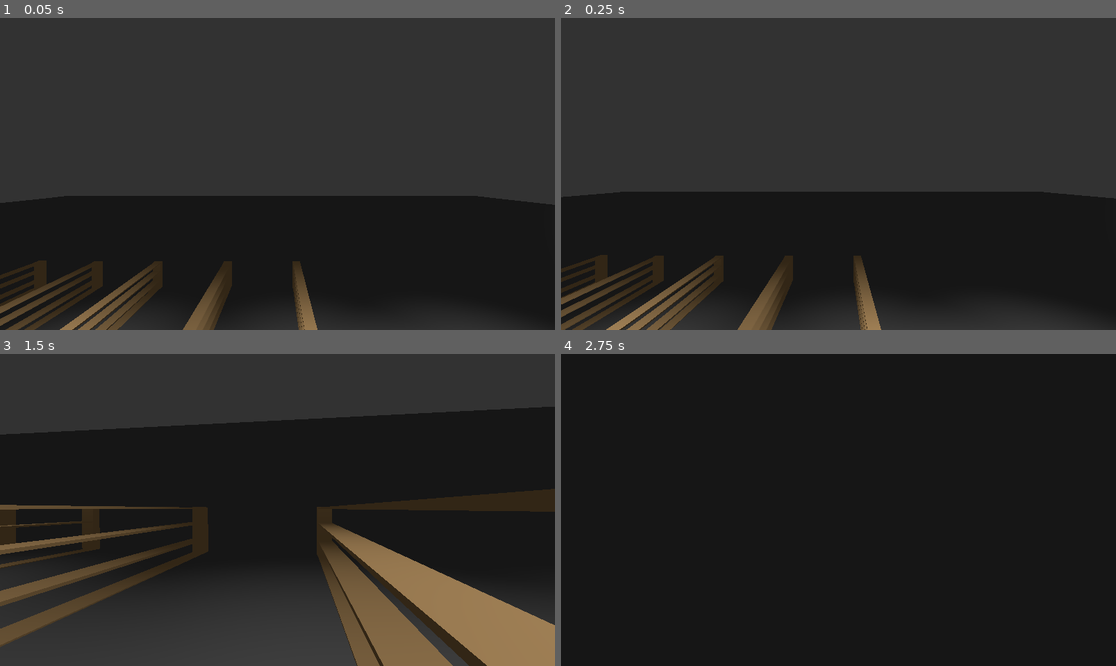
Above: before the commit, frames 1-4 (two rows, left to right).
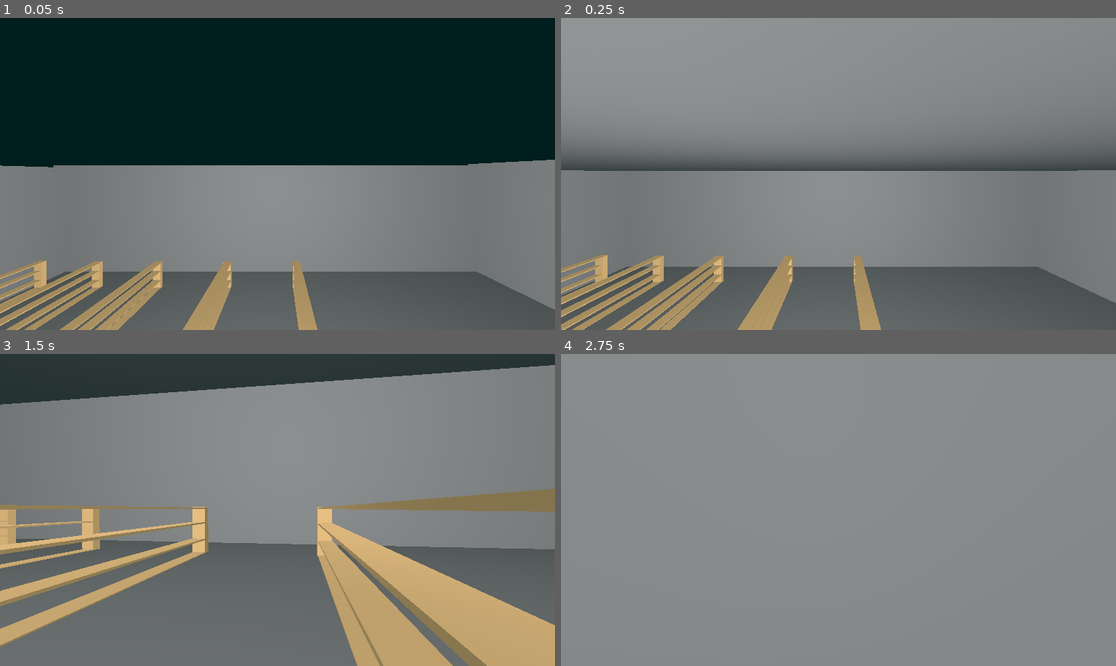
Above: after the commit, the same moments.

Repository: jaytheoff/untitled-detective-job-game
Game: Godot game, scene res://src/Scenes/super_market.tscn
The game is run twice, just before and just after one commit, with the same random seed, the same clock (stepped at 60 frames per second) and the same inputs.
Inputs (mouse positions are in pixels of both pictures, inside the frame that each line leads up to):
- Up to frame 1 (0.05 s): no input
- Up to frame 2 (0.25 s): no input
- Up to frame 3 (1.5 s): tap Enter (ui_accept) at 0.5, 0.77 s; move the mouse to (305, 510) at 0.52 s; hold W (Move Forward) from 0.53 s (still down); move the mouse to (249, 510) at 1.27 s
- Up to frame 4 (2.75 s): keep holding W (Move Forward); tap Enter (ui_accept) at 1.52 s; move the mouse to (849, 503) at 2.02 s

The runs differ from the first frame. In frame 1, 100% of the frame differs, in the area x 0-100%, y 0-100%; in frame 2, 99%; in frame 3, 90%; in frame 4, 100%.

Commit message:
6:30 11/9
Fixed lighting issues

Diff:
--- a/src/Scenes/super_market.tscn
+++ b/src/Scenes/super_market.tscn
@@ -5,7 +5,9 @@
 
 [sub_resource type="Environment" id="Environment_1fexg"]
 background_mode = 1
-background_color = Color(0.19793725, 0.19793722, 0.19793722, 1)
+background_color = Color(0, 0.5137255, 0.5137255, 1)
+background_energy_multiplier = 0.23
+ambient_light_color = Color(1, 1, 1, 1)
 
 [sub_resource type="BoxShape3D" id="BoxShape3D_cb4pc"]
 size = Vector3(51.57123, 1, 51.05168)
@@ -16,7 +18,9 @@
 [sub_resource type="BoxMesh" id="BoxMesh_j0an6"]
 
 [sub_resource type="BoxShape3D" id="BoxShape3D_af206"]
-size = Vector3(25.153793, 5.4317627, 0.6008301)
+size = Vector3(25.153793, 8.13308, 0.6008301)
+
+[sub_resource type="BoxMesh" id="BoxMesh_1fexg"]
 
 [node name="SuperMarket" type="Node3D" unique_id=1669226758]
 
@@ -69,31 +73,31 @@
 [node name="Walls" type="StaticBody3D" parent="Stuff" unique_id=753281842]
 
 [node name="MeshInstance3D" type="MeshInstance3D" parent="Stuff/Walls" unique_id=228026438]
-transform = Transform3D(25.196146, 0, 0, 0, 4.3307934, 0, 0, 0, 0.62623745, -0.049391866, 2.4102457, -12.138989)
+transform = Transform3D(25.196146, 0, 0, 0, 8.081752, 0, 0, 0, 0.62623745, -0.049391866, 2.4102457, -12.138989)
 mesh = SubResource("BoxMesh_j0an6")
 
 [node name="CollisionShape3D" type="CollisionShape3D" parent="Stuff/Walls" unique_id=83222483]
-transform = Transform3D(1, 0, 0, 0, 1, 0, 0, 0, 1, -0.1092453, 2.2158813, -12.031242)
+transform = Transform3D(1, 0, 0, 0, 1, 0, 0, 0, 1, -0.1092453, 2.9447823, -12.031242)
 shape = SubResource("BoxShape3D_af206")
 
 [node name="MeshInstance3D2" type="MeshInstance3D" parent="Stuff/Walls" unique_id=648267488]
-transform = Transform3D(-1.1013585e-06, 0, -0.62623745, 0, 4.3307934, 0, 25.196146, 0, -2.7373709e-08, 12.199682, 2.4102457, 0.23366642)
+transform = Transform3D(-1.1013585e-06, 0, -0.62623745, 0, 8.230129, 0, 25.196146, 0, -2.7373709e-08, 12.199682, 2.4102457, 0.23366642)
 mesh = SubResource("BoxMesh_j0an6")
 
 [node name="CollisionShape3D2" type="CollisionShape3D" parent="Stuff/Walls" unique_id=551484557]
-transform = Transform3D(-4.371139e-08, 0, -1, 0, 1, 0, 1, 0, -4.371139e-08, 12.08805, 2.2158813, 0.18141651)
+transform = Transform3D(-4.371139e-08, 0, -1, 0, 1, 0, 1, 0, -4.371139e-08, 12.08805, 2.6551666, 0.18141651)
 shape = SubResource("BoxShape3D_af206")
 
 [node name="MeshInstance3D3" type="MeshInstance3D" parent="Stuff/Walls" unique_id=1694193369]
-transform = Transform3D(25.196146, 0, 0, 0, 4.3307934, 0, 0, 0, 0.62623745, -0.049391866, 2.4102457, 12.23931)
+transform = Transform3D(25.196146, 0, 0, 0, 8.222908, 0, 0, 0, 0.62623745, -0.049391866, 2.4102457, 12.23931)
 mesh = SubResource("BoxMesh_j0an6")
 
 [node name="CollisionShape3D3" type="CollisionShape3D" parent="Stuff/Walls" unique_id=1421240891]
-transform = Transform3D(1, 0, 0, 0, 1, 0, 0, 0, 1, -0.1092453, 2.2158813, 12.347057)
+transform = Transform3D(1, 0, 0, 0, 1, 0, 0, 0, 1, -0.1092453, 2.3983536, 12.347057)
 shape = SubResource("BoxShape3D_af206")
 
 [node name="MeshInstance3D4" type="MeshInstance3D" parent="Stuff/Walls" unique_id=419443816]
-transform = Transform3D(-4.5491913e-07, 0, -0.62623745, 0, 4.3307934, 0, 10.407337, 0, -2.7373709e-08, -12.2422695, 2.4102457, 7.47411)
+transform = Transform3D(-4.5491913e-07, 0, -0.62623745, 0, 7.7597237, 0, 10.407337, 0, -2.7373709e-08, -12.2422695, 2.4102457, 7.47411)
 mesh = SubResource("BoxMesh_j0an6")
 
 [node name="CollisionShape3D4" type="CollisionShape3D" parent="Stuff/Walls" unique_id=608013816]
@@ -101,12 +105,16 @@
 shape = SubResource("BoxShape3D_af206")
 
 [node name="MeshInstance3D5" type="MeshInstance3D" parent="Stuff/Walls" unique_id=586857962]
-transform = Transform3D(-5.0320676e-07, 0, -0.62623745, 0, 4.3307934, 0, 11.51203, 0, -2.7373709e-08, -12.2422695, 2.4102457, -6.6215124)
+transform = Transform3D(-5.0320676e-07, 0, -0.62623745, 0, 7.7800174, 0, 11.51203, 0, -2.7373709e-08, -12.2422695, 2.4102457, -6.6215124)
 mesh = SubResource("BoxMesh_j0an6")
 
 [node name="CollisionShape3D5" type="CollisionShape3D" parent="Stuff/Walls" unique_id=2112053546]
 transform = Transform3D(-1.9971578e-08, 0, -1, 0, 1, 0, 0.45689642, 0, -4.371139e-08, -12.353902, 2.2158813, -6.6453857)
 shape = SubResource("BoxShape3D_af206")
+
+[node name="MeshInstance3D6" type="MeshInstance3D" parent="Stuff/Walls" unique_id=1229560938]
+transform = Transform3D(25.066654, 0, 0, 0, 0.9252259, 0, 0, 0, 25.14006, 0, 6.2806087, 0)
+mesh = SubResource("BoxMesh_1fexg")
 
 [node name="Player" parent="." unique_id=2082779931 instance=ExtResource("1_cjtun")]
 transform = Transform3D(0.5, 0, 0, 0, 0.5, 0, 0, 0, 0.5, 0.34650612, 5.186536, -0.053447723)
@@ -115,32 +123,7 @@
 
 [node name="Light" type="Node3D" parent="." unique_id=581324441]
 
-[node name="OmniLight3D2" type="OmniLight3D" parent="Light" unique_id=1333450341]
-transform = Transform3D(0.03484711, -0.9993927, 0, 0.9993927, 0.03484711, 0, 0, 0, 1, 6.954541, 3.9627695, 6.331117)
-light_indirect_energy = 6.3
-omni_range = 6.9917974
-
-[node name="OmniLight3D3" type="OmniLight3D" parent="Light" unique_id=1688122620]
-transform = Transform3D(0.03484711, -0.9993927, 0, 0.9993927, 0.03484711, 0, 0, 0, 1, 6.954541, 3.9627695, -4.046225)
-light_indirect_energy = 6.3
-omni_range = 6.9917974
-
-[node name="OmniLight3D4" type="OmniLight3D" parent="Light" unique_id=180039631]
-transform = Transform3D(0.03484711, -0.9993927, 0, 0.9993927, 0.03484711, 0, 0, 0, 1, 1.2436523, 3.9627695, 6.331117)
-light_indirect_energy = 6.3
-omni_range = 6.9917974
-
-[node name="OmniLight3D5" type="OmniLight3D" parent="Light" unique_id=360428202]
-transform = Transform3D(0.03484711, -0.9993927, 0, 0.9993927, 0.03484711, 0, 0, 0, 1, 1.2436523, 3.9627695, -4.046225)
-light_indirect_energy = 6.3
-omni_range = 6.9917974
-
-[node name="OmniLight3D6" type="OmniLight3D" parent="Light" unique_id=505399087]
-transform = Transform3D(0.03484711, -0.9993927, 0, 0.9993927, 0.03484711, 0, 0, 0, 1, -5.7555294, 3.9627695, 6.331117)
-light_indirect_energy = 6.3
-omni_range = 6.9917974
-
-[node name="OmniLight3D7" type="OmniLight3D" parent="Light" unique_id=967359496]
-transform = Transform3D(0.03484711, -0.9993927, 0, 0.9993927, 0.03484711, 0, 0, 0, 1, -5.7555294, 3.9627695, -4.046225)
-light_indirect_energy = 6.3
-omni_range = 6.9917974
+[node name="OmniLight3D" type="OmniLight3D" parent="Light" unique_id=1076513162]
+transform = Transform3D(1, 0, 0, 0, 1, 0, 0, 0, 1, 0, 4.734894, 0)
+omni_range = 4096.0
+omni_attenuation = 0.074
